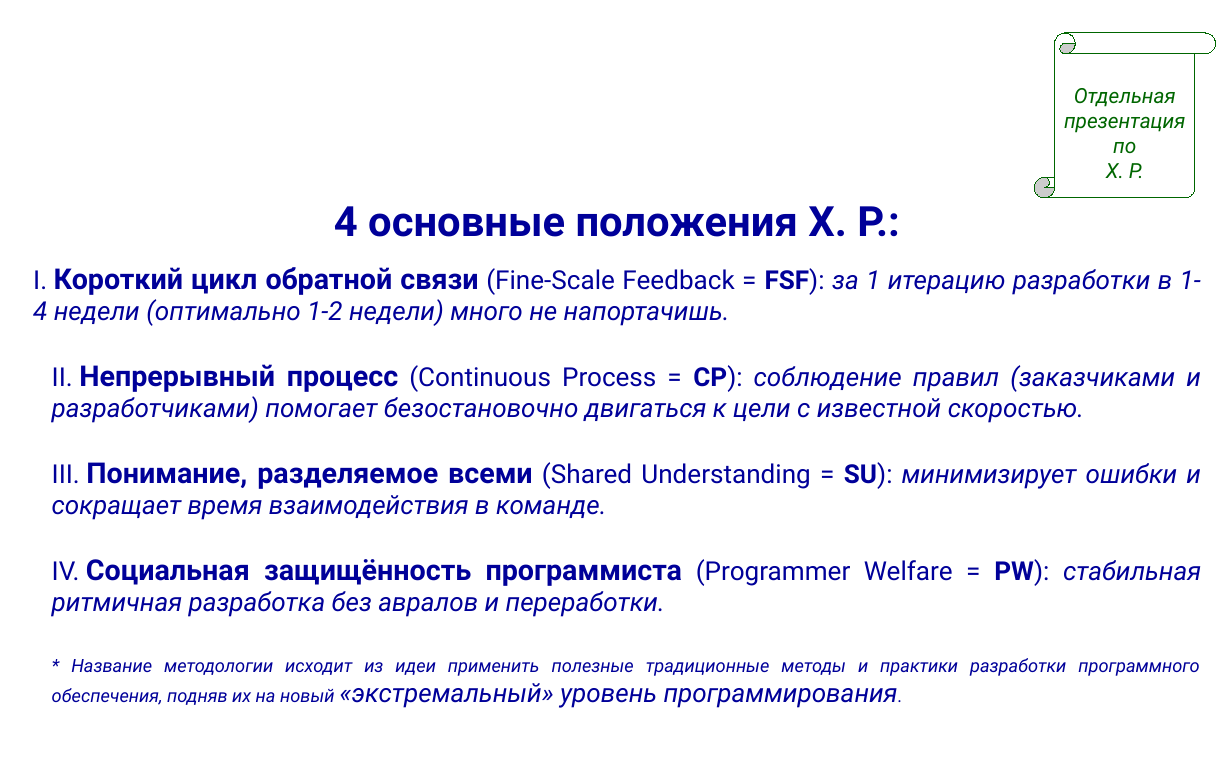
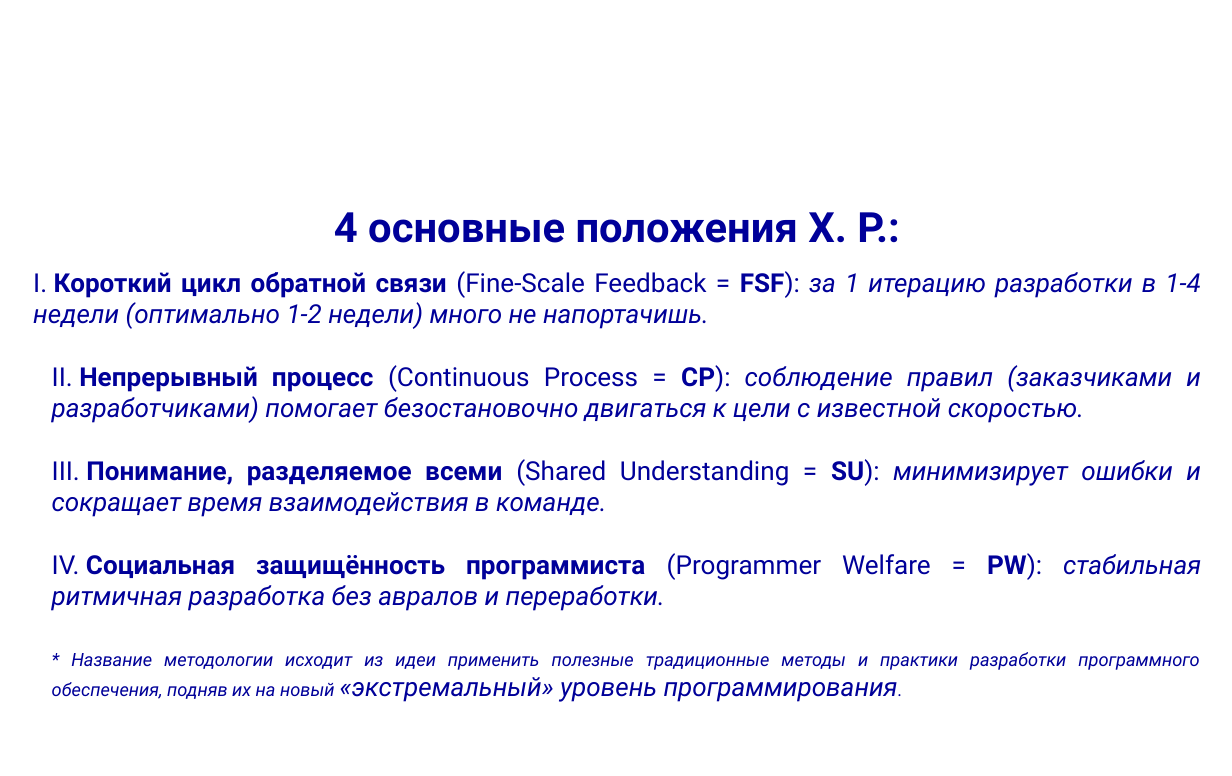
Before and after one commit to mike-shock/Software_Craft, a slide deck: slide 12 of Agile_Intro.odp. Drawn at 1232x776 pixels with LibreOffice and Linux fonts; fonts in the diff are those of the drawing; background and template pictures are left out. Boxes give left, top, right and bottom in pixels: in the first picture for what was removed or moved away, otherwise in the second. Text is boxed around its words. In the diff, an @@ line names an element or a change of style, - is before the commit and + after.

```diff
--- a/Agile_Intro.odp
+++ b/Agile_Intro.odp
@@ vertical scroll removed at (x1=1034, y1=33, x2=1215, y2=198) @@
-Отдельная
-презентация
-по
-X. P.
@@ text at (x1=33, y1=271, x2=1201, y2=611): size 22 to 20 pt in "Короткий цикл обратной связи", "Непрерывный процесс", "Понимание, разделяемое всеми", "Социальная защищённость программиста" @@
```
Also in this commit, not shown: 32 other slides changed, 1 slide added, 2 other files.
